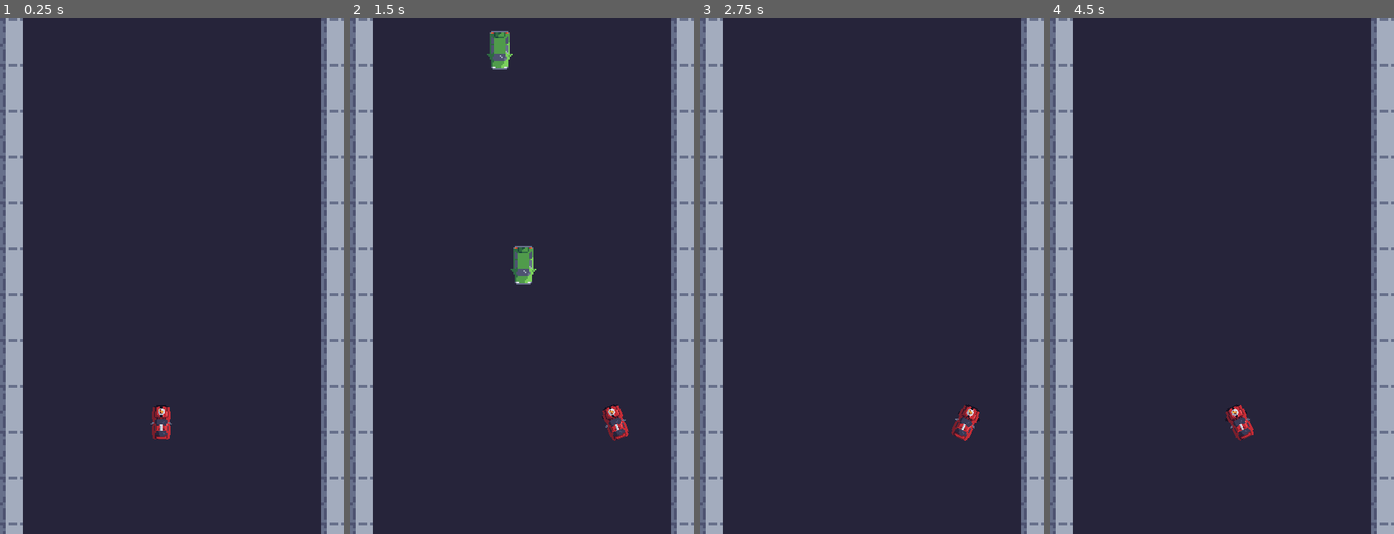
Above: before the commit, frames 1-4 (left to right).
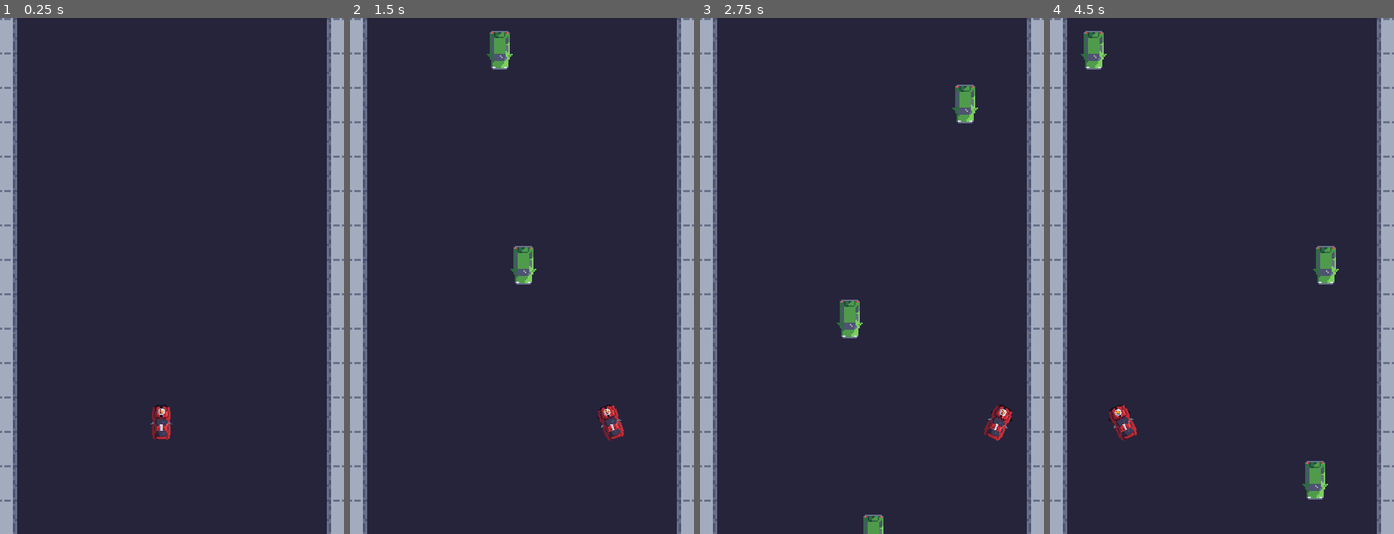
Above: after the commit, the same moments.

Repository: ntuininga/TrafficPizza
Game: Godot game, scene res://scenes/main.tscn
Same seed, same stepped clock (60 frames per second), same inputs: the game is played once before the commit and once after it.
Inputs:
- Up to frame 1 (0.25 s): no input
- Up to frame 2 (1.5 s): hold Right (move_right) 0.53-1.28 s; hold Left (move_left) from 1.28 s (still down)
- Up to frame 3 (2.75 s): release Left (move_left) at 2.03 s; hold Right (move_right) from 2.03 s (still down)
- Up to frame 4 (4.5 s): release Right (move_right) at 3.53 s; hold Left (move_left) from 3.53 s (still down)

The runs differ from the first frame. In frame 1, 7.8% of the frame differs, in the area x 0-100%, y 0-100%; in frame 2, 8.2%; in frame 3, 9.5%; in frame 4, 9.8%.

Commit message:
update: change player to character body

Diff:
--- a/scenes/main.tscn
+++ b/scenes/main.tscn
@@ -4,9 +4,9 @@
 [ext_resource type="PackedScene" uid="uid://ca588slschb34" path="res://scenes/player.tscn" id="2_sugp2"]
 [ext_resource type="Script" uid="uid://bvwcmlhcae8w6" path="res://scripts/vehicle_spawner.gd" id="3_sugp2"]
 [ext_resource type="PackedScene" uid="uid://c0mwvfq1sa1og" path="res://scenes/vehicle.tscn" id="4_jyhfs"]
+[ext_resource type="PackedScene" uid="uid://b0j3smo2tp4wv" path="res://scenes/tile_map_layer.tscn" id="4_tipki"]
 [ext_resource type="Script" uid="uid://cvfyjl6y3gjfm" path="res://scripts/seagull_spawner.gd" id="5_o6xl0"]
 [ext_resource type="Script" uid="uid://byr6rm1y6ymoh" path="res://scripts/background_scroll.gd" id="6_tefeu"]
-[ext_resource type="PackedScene" uid="uid://crlesg4gn3snp" path="res://scenes/background.tscn" id="7_o6xl0"]
 [ext_resource type="PackedScene" uid="uid://iy5wpjemqa50" path="res://scenes/seagull.tscn" id="7_tipki"]
 
 [node name="Main" type="Node2D"]
@@ -15,7 +15,7 @@
 [node name="Player" parent="." instance=ExtResource("2_sugp2")]
 position = Vector2(226, 563)
 scale = Vector2(1.5, 1.5)
-speed = 600
+speed = 350
 rotation_speed = 10
 
 [node name="StartPosition" type="Marker2D" parent="."]
@@ -24,7 +24,7 @@
 [node name="Background" type="Node2D" parent="."]
 z_index = -1
 script = ExtResource("6_tefeu")
-tilemap_base = ExtResource("7_o6xl0")
+tilemap_base = ExtResource("4_tipki")
 
 [node name="Spawners" type="Node2D" parent="."]
 
--- a/scenes/player.tscn
+++ b/scenes/player.tscn
@@ -73,7 +73,8 @@
 "speed": 8.0
 }]
 
-[node name="Player" type="Area2D"]
+[node name="Player" type="CharacterBody2D"]
+collision_mask = 3
 script = ExtResource("1_p0vlq")
 
 [node name="Sprite2D" type="Sprite2D" parent="."]
--- /dev/null
+++ b/scenes/tile_map_layer.tscn
@@ -0,0 +1,53 @@
+[gd_scene load_steps=5 format=3 uid="uid://b0j3smo2tp4wv"]
+
+[ext_resource type="Texture2D" uid="uid://mbhndvch5ldq" path="res://art/Background/Background Tileset.png" id="1_okeva"]
+[ext_resource type="Script" uid="uid://cqwrk8ixnw5cs" path="res://scripts/background_tilemap.gd" id="1_wipo8"]
+
+[sub_resource type="TileSetAtlasSource" id="TileSetAtlasSource_o3fi6"]
+texture = ExtResource("1_okeva")
+0:0/0 = 0
+1:0/0 = 0
+2:0/0 = 0
+3:0/0 = 0
+4:0/next_alternative_id = 2
+4:0/0 = 0
+4:0/0/physics_layer_0/polygon_0/points = PackedVector2Array(0, -8, 8, -8, 8, 8, 0.17985916, 8)
+4:0/1 = 1
+4:0/1/flip_h = true
+4:0/1/physics_layer_0/polygon_0/points = PackedVector2Array(-8, -8, 0, -8, -0.10152626, 8, -8, 8)
+5:0/0 = 0
+6:0/0 = 0
+7:0/0 = 0
+0:1/0 = 0
+1:1/0 = 0
+2:1/0 = 0
+3:1/0 = 0
+4:1/0 = 0
+4:1/0/physics_layer_0/polygon_0/points = PackedVector2Array(0, -8, 8, -8, 8, 8, 0, 8)
+5:1/0 = 0
+6:1/0 = 0
+7:1/0 = 0
+1:2/0 = 0
+2:2/0 = 0
+3:2/0 = 0
+4:2/0 = 0
+5:2/0 = 0
+6:2/0 = 0
+7:2/0 = 0
+3:3/0 = 0
+4:3/0 = 0
+5:3/0 = 0
+6:3/0 = 0
+7:3/0 = 0
+4:4/0 = 0
+5:4/0 = 0
+6:4/0 = 0
+7:4/0 = 0
+
+[sub_resource type="TileSet" id="TileSet_t43m4"]
+physics_layer_0/collision_layer = 1
+sources/0 = SubResource("TileSetAtlasSource_o3fi6")
+
+[node name="TileMapLayer" type="TileMapLayer"]
+tile_set = SubResource("TileSet_t43m4")
+script = ExtResource("1_wipo8")
--- a/scripts/background_tilemap.gd
+++ b/scripts/background_tilemap.gd
@@ -1,8 +1,8 @@
-extends TileMap
+extends TileMapLayer
 
 var screen_size : Vector2
 var origninal_tile_size : float
-var number_of_lanes = 6
+var number_of_lanes = 12
 var grid_size : Vector2i
 
 #Setting atlas coords for different tiles
@@ -28,9 +28,12 @@
 
 	#Tile grid size should be rounded to whole number above its value
 	grid_size = Vector2(ceil(screen_size.x / tile_width), ceil(screen_size.y / tile_width))
+	var total_width = tile_width * grid_size.x
+	print("Total width %s, Screen width %s", [total_width, screen_size.x])
+	var should_be_moved = (screen_size.x - total_width)
 	#If Tile grid size is an even number shift over to be centred
 	if int(grid_size.x) % 2 == 0:
-		position.x -= tile_width / 2
+		position.x += should_be_moved
 
 	#amount to scale up
 	var scale_amount = int(tile_width / origninal_tile_size)
@@ -38,10 +41,15 @@
 	scale = Vector2(scale_amount, scale_amount)
 
 func _build_basic_background():
+	var alt_tile = 0
 	for y in range(grid_size.y):
 		for x in range(grid_size.x):
+			alt_tile = 0
 			var tile = empty_road_tile
-			if x == 0 or x == grid_size.x - 1:
+			if x == 0:
+				tile = edge_tile
+				alt_tile = 1
+			if x == grid_size.x - 1:
 				tile = edge_tile
 
-			set_cell(0, Vector2i(x,y), source_id, tile)
+			set_cell(Vector2i(x,y),source_id, tile, alt_tile)
--- a/scripts/player.gd
+++ b/scripts/player.gd
@@ -1,4 +1,4 @@
-extends Area2D
+extends CharacterBody2D
 
 signal vehicle_hit
 
@@ -10,7 +10,7 @@
 
 func _ready():
 	screen_size = get_viewport_rect().size
-	connect("area_entered", Callable(self, "_on_area_entered"))
+	#connect("area_entered", Callable(self, "_on_area_entered"))
 
 
 func start(pos):
@@ -18,8 +18,8 @@
 	show()
 	$CollisionShape2D.disabled = false
 
-func _process(delta):
-	var velocity = Vector2.ZERO
+func _physics_process(delta):
+	var input = Input.get_action_strength("move_right") - Input.get_action_strength("move_left")
 	var target_angle = 0.0
 	var rotate_speed = rotation_speed
 
@@ -28,27 +28,26 @@
 	if Input.is_action_just_pressed("move_right"):
 		animated_sprite.play("turn_right")
 
+	velocity.x = input * speed
+	velocity.y = 0
+
 	# Handle input and movement
 	if Input.is_action_pressed("move_right"):
-		velocity.x += 1
 		target_angle = deg_to_rad(MAX_TURN_ANGLE)
 	elif Input.is_action_pressed("move_left"):
-		velocity.x -= 1
 		target_angle = deg_to_rad(-MAX_TURN_ANGLE)
 	else:
 		rotate_speed = 10
 		if animated_sprite.animation != "default":
 			animated_sprite.play("default")
-
-	position += velocity * delta * speed * abs(rotation)
-	position = position.clamp(Vector2.ZERO, screen_size)
+	move_and_slide()
 
 	rotation = lerp_angle(rotation, target_angle, rotate_speed * delta)
 
 
 
-func _on_area_entered(area: Area2D) -> void:
+func _on_body_entered(body) -> void:
 	print("area entered")
-	if area.is_in_group("vehicles"):
+	if body.is_in_group("vehicles"):
 		vehicle_hit.emit()
 		$CollisionShape2D.set_deferred("disabled", true)
